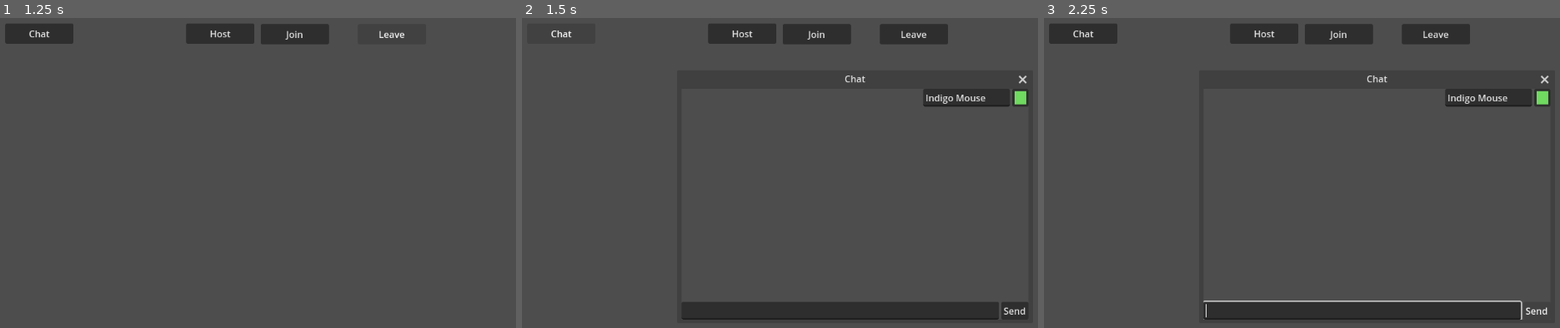
Above: before the commit, frames 1-3 (left to right).
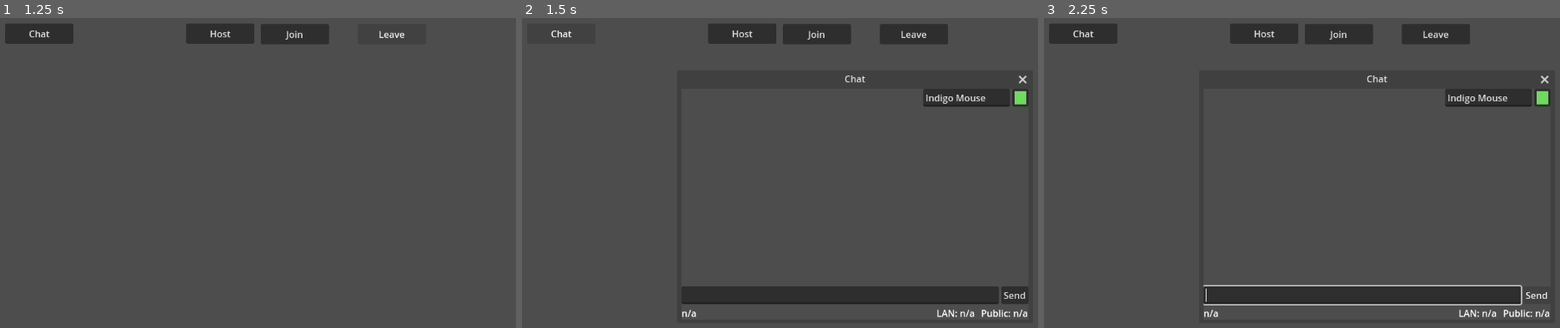
Above: after the commit, the same moments.

Repository: flashguardian13/godot-multiplayer-poc
Game: Godot game, scene res://game.tscn
The game is run twice, just before and just after one commit, with the same random seed, the same clock (stepped at 60 frames per second) and the same inputs. The engine's default icon, where the game draws it, is replaced by a stand-in: a white triangle on a blue panel in a dark square.
Inputs:
- Up to frame 1 (1.25 s): click "Leave" at 0.5 s
- Up to frame 2 (1.5 s): click "Chat" at 1.25 s
- Up to frame 3 (2.25 s): click "Send" at 2 s

Frame 1 is identical in both runs. In frame 2, 6.4% of the frame differs, in the area x 31-99%, y 86-98%; in frame 3, 6.8%, in the area x 30-98%, y 86-98%.

Commit message:
fetch and display local and public IPs

Diff:
--- a/chat.gd
+++ b/chat.gd
@@ -27,6 +27,69 @@
 	message_spawner().spawn_function = _spawn_message
 	player_name_line_edit().text = "%s %s" % [NAME_ADJECTIVES.pick_random(), NAME_NOUNS.pick_random()]
 	player_color_picker().color = Color.from_hsv(randf(), randf() * 0.5 + 0.5, randf() * 0.5 + 0.5)
+	# TODO: populate the info hbox
+	$ChatVBox/InfoHBox/ConnectedToLabel.text = "n/a"
+	update_lan_ip_label()
+	update_public_ip_label()
+
+func update_lan_ip_label() -> void:
+	var pc_name:String = ""
+	if OS.has_feature("windows"):
+		if OS.has_environment("COMPUTERNAME"):
+			pc_name = str(OS.get_environment("COMPUTERNAME"))
+		else:
+			print("Failed to get LAN IP for Windows: no such env var 'COMPUTERNAME'")
+	elif OS.has_feature("x11"):
+		if OS.has_environment("HOSTNAME"):
+			pc_name = str(OS.get_environment("HOSTNAME"))
+		else:
+			print("Failed to get LAN IP for x11: no such env var 'HOSTNAME'")
+	elif OS.has_feature("OSX"):
+		if OS.has_environment("HOSTNAME"):
+			pc_name = str(OS.get_environment("HOSTNAME"))
+		else:
+			print("Failed to get LAN IP for OSX: no such env var 'HOSTNAME'")
+	else:
+		print("Failed to get LAN IP: unrecognized OS")
+	var lan_ip:String = "n/a" if pc_name == "" else IP.resolve_hostname(pc_name, 1)
+	$ChatVBox/InfoHBox/LanIpLabel.text = "LAN: %s" % lan_ip
+
+func update_public_ip_label() -> void:
+	var request:HTTPRequest = $ChatVBox/InfoHBox/PublicIpLabel/HTTPRequest
+	var error:Error = request.request("https://api.ipify.org/?format=json")
+	if error != OK:
+		print("Error %s while requesting Public IP" % error)
+		$ChatVBox/InfoHBox/PublicIpLabel.text = "Public: n/a"
+		return
+
+	var responses = await request.request_completed
+	var result:int = responses[0]
+	var response_code:int = responses[1]
+	var body:String = responses[3].get_string_from_utf8()
+	if result != HTTPRequest.Result.RESULT_SUCCESS || response_code < 200 || response_code >= 300:
+		print("Failed to get Public IP: bad response")
+		print("- result: %s" % result)
+		print("- response code: %s" % response_code)
+		print("- headers: %s" % responses[2])
+		print("- body: %s" % body)
+		$ChatVBox/InfoHBox/PublicIpLabel.text = "Public: n/a"
+		return
+
+	var json:JSON = JSON.new()
+	error = json.parse(body)
+	if error != OK:
+		print("Error %s while parsing response body as JSON for Public IP" % error)
+		print("- body: %s" % body)
+		$ChatVBox/InfoHBox/PublicIpLabel.text = "Public: n/a"
+		return
+
+	var response = json.get_data()
+	if !response.has_key("ip"):
+		print("Key 'ip' absent from public IP response body: " % response)
+		$ChatVBox/InfoHBox/PublicIpLabel.text = "Public: n/a"
+		return
+
+	$ChatVBox/InfoHBox/PublicIpLabel.text = "Public: %s" % response["ip"]
 
 # Participant information functions
 
--- a/chat.tscn
+++ b/chat.tscn
@@ -79,6 +79,22 @@
 layout_mode = 2
 text = "Send"
 
+[node name="InfoHBox" type="HBoxContainer" parent="ChatVBox"]
+layout_mode = 2
+theme_override_constants/separation = 10
+
+[node name="ConnectedToLabel" type="Label" parent="ChatVBox/InfoHBox"]
+layout_mode = 2
+size_flags_horizontal = 3
+
+[node name="LanIpLabel" type="Label" parent="ChatVBox/InfoHBox"]
+layout_mode = 2
+
+[node name="PublicIpLabel" type="Label" parent="ChatVBox/InfoHBox"]
+layout_mode = 2
+
+[node name="HTTPRequest" type="HTTPRequest" parent="ChatVBox/InfoHBox/PublicIpLabel"]
+
 [connection signal="close_requested" from="." to="." method="_on_close_requested"]
 [connection signal="go_back_requested" from="." to="." method="_on_go_back_requested"]
 [connection signal="child_entered_tree" from="ChatVBox/UpperHBox/MessageScroll/MessageVBox" to="." method="_on_message_v_box_child_entered_tree"]
